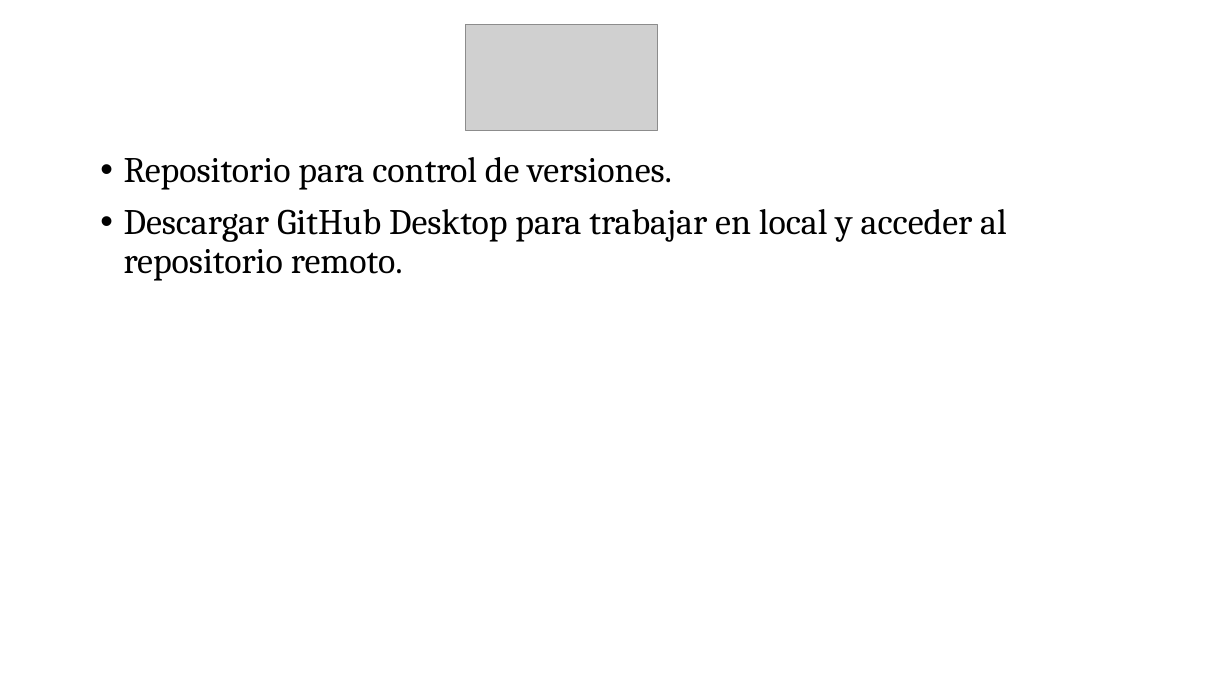
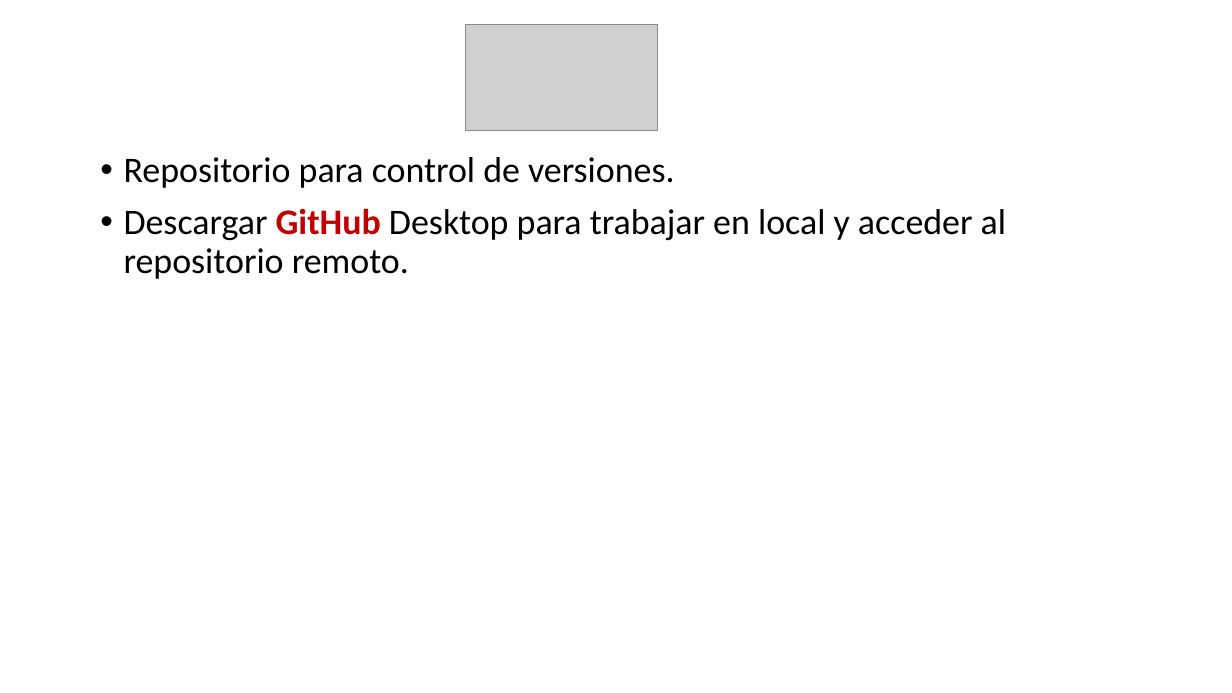
Before and after one commit to luciatomainodelacr/TFM, a slide deck: slide 5 of TFM.pptx. Drawn at 1232x693 pixels with LibreOffice and Linux fonts; fonts in the diff are those of the drawing; grey boxes stand for pictures. Boxes give left, top, right and bottom in pixels: in the first picture for what was removed or moved away, otherwise in the second. Text is boxed around its words. In the diff, an @@ line names an element or a change of style, - is before the commit and + after.

```diff
--- a/TFM.pptx
+++ b/TFM.pptx
@@ text "Repositorio para control de versiones." at bbox=[124, 157, 1006, 279]: font Cambria to Calibri; text colour #000000 to #C00000, bold on in "GitHub" @@
```
Also in this commit, not shown: 4 other slides changed, 3 slides added, 1 other file.
